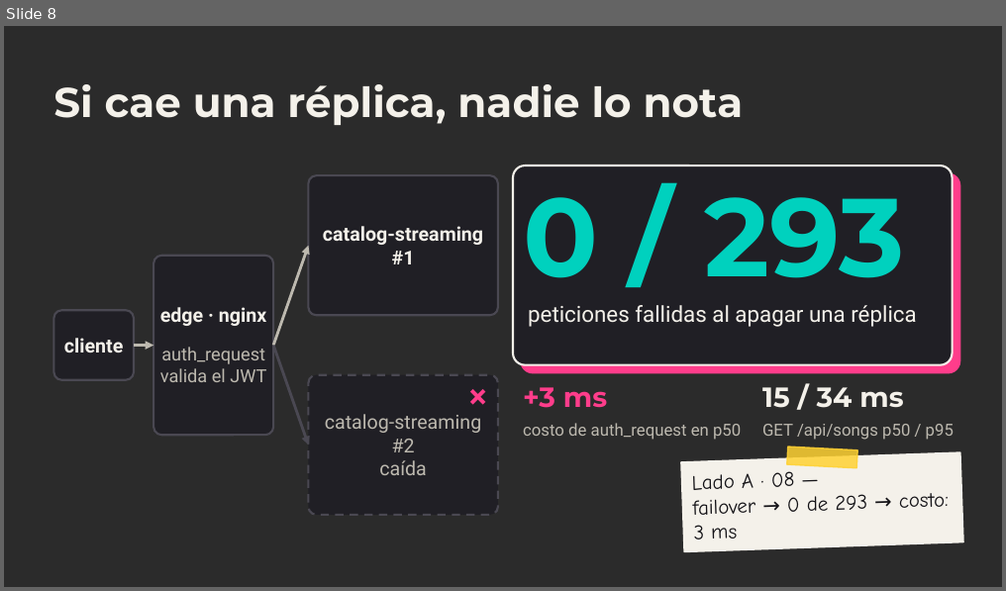
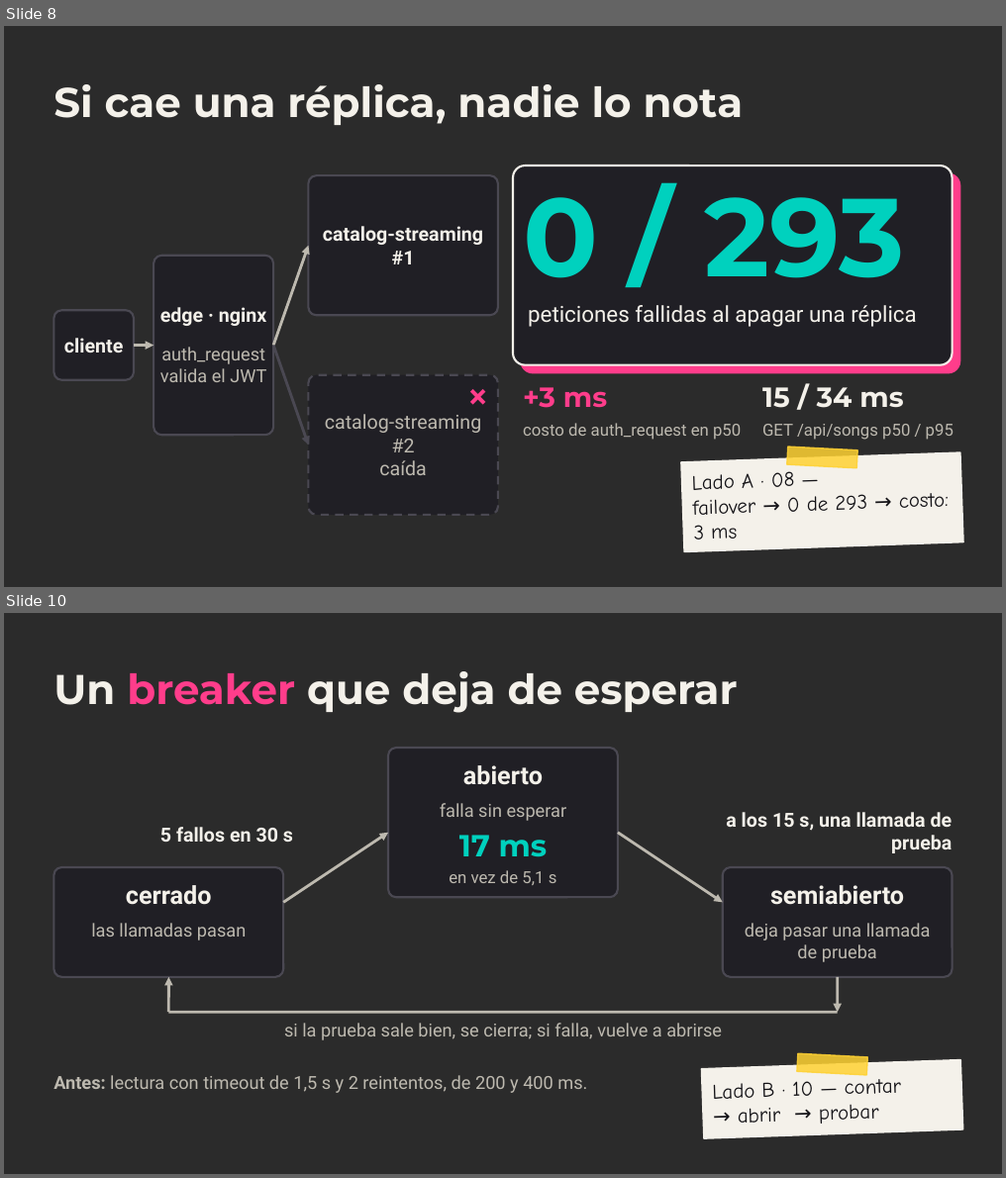
Before and after one commit to ChristianFRZ/FLDSMDFR, a slide deck: docs/presentacion/meloxo.pptx. Shown one above the other, each under a label of ours: slide 8 before the commit, slides 8 and 10 after it; the slides between them are not shown. The pictures are 1006x591 and 1006x1178 pixels, drawn with LibreOffice and Linux fonts; fonts in the diff are those of the drawing; background and template pictures are left out; a plain dark background stands for a picture behind light text. Boxes give left, top, right and bottom in pixels: in the first picture for what was removed or moved away, otherwise in the second. Text is boxed around its words. In the diff, an @@ line names an element or a change of style, - is before the commit and + after.

Commit message:
feat(presentacion): lado B·1

```diff
--- a/docs/presentacion/meloxo.pptx
+++ b/docs/presentacion/meloxo.pptx
@@ slide 10 added at (4,613,1002,1174), background picture (left out) @@
@@ text added at (54,671,738,713), 30 pt, text #F4F1EA, bold @@
+Un breaker que deja de esperar
@@ rounded rectangle added at (388,748,618,897), fill #201F25, outline #4A4852 1.5 pt @@
@@ text added at (463,765,543,785), 18 pt, text #F4F1EA, bold @@
+abierto
@@ text added at (440,803,567,821), 13 pt, text #BDB9AF @@
+falla sin esperar
@@ text added at (726,812,952,854), 14 pt, text #F4F1EA, bold @@
+a los 15 s, una llamada de prueba
@@ text added at (160,827,293,842), 14 pt, text #F4F1EA, bold @@
+5 fallos en 30 s
@@ arrow added from (283, 902) to (388, 833), #BDB9AF 2 pt @@
@@ text added at (459,835,548,858), 22 pt, text #00D1BE, bold @@
+17 ms
@@ arrow added from (618, 833) to (723, 902), #BDB9AF 2 pt @@
@@ rounded rectangle added at (54,867,283,977), fill #201F25, outline #4A4852 1.5 pt @@
@@ text added at (449,870,557,885), 12 pt, text #BDB9AF @@
+en vez de 5,1 s
@@ rounded rectangle added at (723,867,952,977), fill #201F25, outline #4A4852 1.5 pt @@
@@ text added at (126,885,212,905), 18 pt, text #F4F1EA, bold @@
+cerrado
@@ text added at (770,885,904,905), 18 pt, text #F4F1EA, bold @@
+semiabierto
@@ text added at (91,923,246,941), 13 pt, text #BDB9AF @@
+las llamadas pasan
@@ text added at (745,923,931,962), 13 pt, text #BDB9AF @@
+deja pasar una llamada de prueba
@@ arrow added from (168, 1012) to (168, 977), #BDB9AF 2 pt @@
@@ arrow added from (838, 977) to (838, 1012), #BDB9AF 2 pt @@
@@ line added from (838, 1012) to (168, 1012), #BDB9AF 2 pt @@
@@ text added at (284,1023,722,1041), 13 pt, text #BDB9AF @@
+si la prueba sale bien, se cierra; si falla, vuelve a abrirse
@@ rectangle added at (797,1054,867,1075), fill #FFD233 at 85% opacity, outline #FFD233 1 pt @@
@@ text added at (54,1075,587,1093), 13 pt, text #BDB9AF @@
+Antes: lectura con timeout de 1,5 s y 2 reintentos, de 200 y 400 ms.
@@ rectangle added at (701,1060,963,1140), fill #F4F1EA, outline #F4F1EA 1 pt @@
@@ text added at (713,1075,901,1124), 15 pt, text #141317 @@
+Lado B · 10 — contar
+→ abrir → probar
```
Also in this commit, not shown: 3 other slides added, 3 other files.
